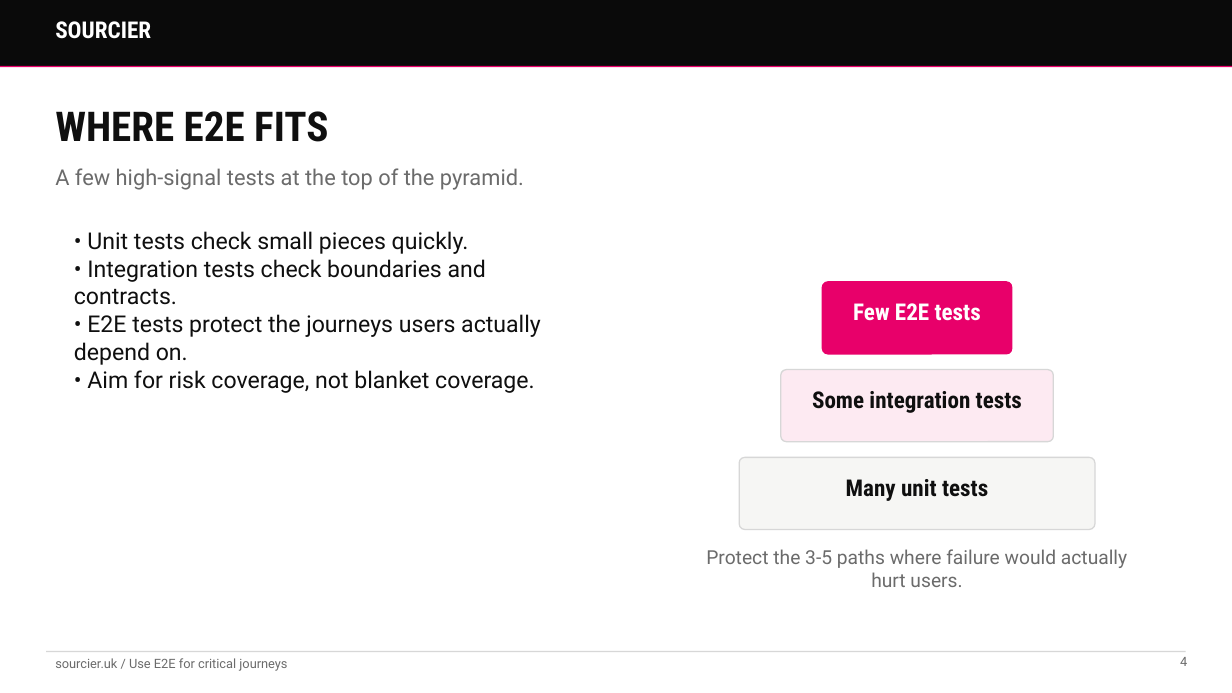
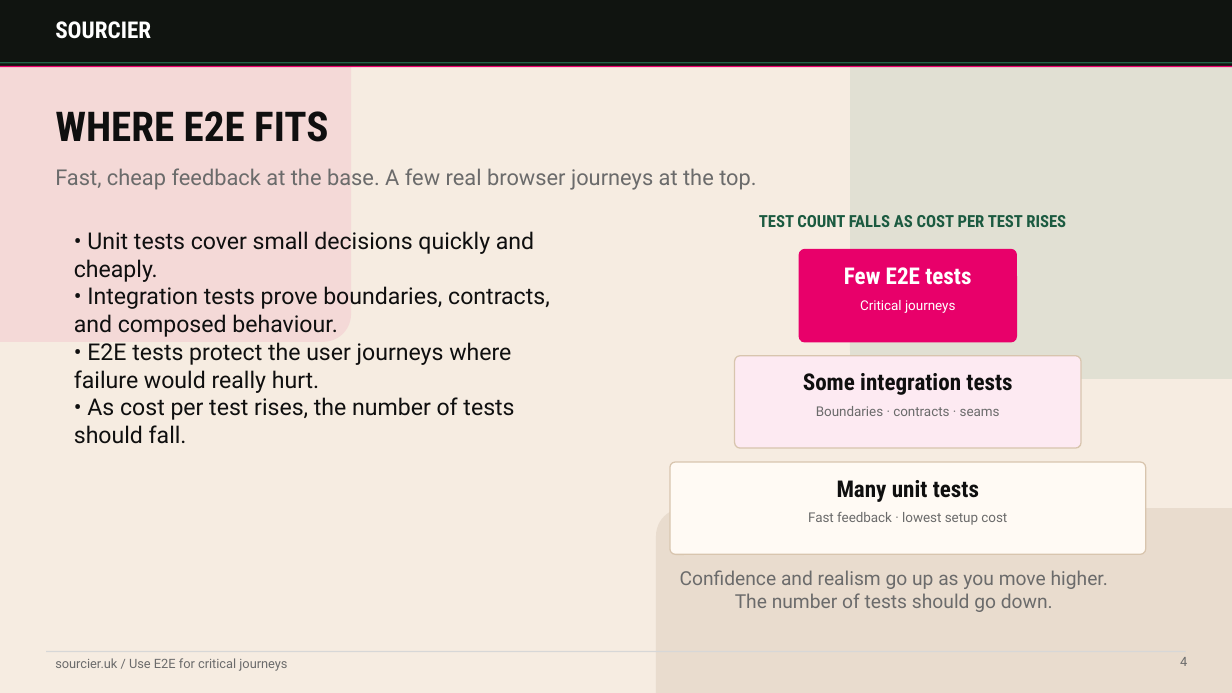
Before and after one commit to sourcier/web-sourcier.uk, a slide deck: slide 4 of public/talks/playwright-e2e-testing-talk.pptx. Drawn at 1232x693 pixels with LibreOffice and Linux fonts; fonts in the diff are those of the drawing. Boxes give left, top, right and bottom in pixels: in the first picture for what was removed or moved away, otherwise in the second. Text is boxed around its words. In the diff, an @@ line names an element or a change of style, - is before the commit and + after.

Commit message:
Enhance PowerPoint templates and update global styles for improved aesthetics and code presentation

```diff
--- a/public/talks/playwright-e2e-testing-talk.pptx
+++ b/public/talks/playwright-e2e-testing-talk.pptx
@@ background #FFFFFF to #F6ECE1 @@
@@ rectangle at bbox=[0, 0, 1232, 67]: fill #0A0A0A to #101410; outline #0A0A0A 1 pt to #101410 1 pt @@
@@ rounded rectangle added at bbox=[0, 0, 351, 342], fill #E8006A at 8% opacity @@
@@ rounded rectangle added at bbox=[850, 0, 1232, 379], fill #2A7D5B at 10% opacity @@
@@ line added from (0, 63) to (1232, 63), #2A7D5B 1 pt @@
@@ text at bbox=[55, 168, 756, 190]: text changed @@
-A few high-signal tests at the top of the pyramid.
+Fast, cheap feedback at the base. A few real browser journeys at the top.
@@ text at bbox=[74, 231, 550, 444]: text changed @@
-• Unit tests check small pieces quickly.
-• Integration tests check boundaries and contracts.
-• E2E tests protect the journeys users actually depend on.
-• Aim for risk coverage, not blanket coverage.
+• Unit tests cover small decisions quickly and cheaply.
+• Integration tests prove boundaries, contracts, and composed behaviour.
+• E2E tests protect the user journeys where failure would really hurt.
+• As cost per test rises, the number of tests should fall.
@@ text added at bbox=[759, 215, 1066, 227], 13 pt, text #1B5A40, bold @@
+TEST COUNT FALLS AS COST PER TEST RISES
@@ rounded rectangle: place and size @@
-rounded rectangle at bbox=[823, 282, 1012, 354]
+rounded rectangle at bbox=[799, 250, 1017, 342]
@@ rounded rectangle at bbox=[799, 250, 1017, 342]: proportions changed @@
@@ text "Few E2E tests": place and size @@
-text "Few E2E tests" at bbox=[853, 303, 981, 321]
+text "Few E2E tests" at bbox=[844, 267, 971, 285]
@@ text added at bbox=[860, 300, 955, 313], 10.5 pt, text #FFFFFF @@
+Critical journeys
@@ rounded rectangle: place and size @@
-rounded rectangle at bbox=[781, 370, 1054, 442]
+rounded rectangle at bbox=[735, 356, 1081, 448]
@@ rounded rectangle at bbox=[735, 356, 1081, 448]: outline #D7D7D7 1 pt to #D8C5AE 1 pt; proportions changed @@
@@ text "Some integration tests": place and size @@
-text "Some integration tests" at bbox=[812, 391, 1022, 413]
+text "Some integration tests" at bbox=[803, 373, 1012, 395]
@@ text added at bbox=[816, 406, 1000, 416], 10.5 pt, text #6B6B6B @@
+Boundaries · contracts · seams
@@ rounded rectangle: place and size @@
-rounded rectangle at bbox=[739, 457, 1095, 530]
+rounded rectangle at bbox=[670, 462, 1146, 555]
@@ rounded rectangle at bbox=[670, 462, 1146, 555]: fill #F6F6F4 to #FFFAF4; outline #D7D7D7 1 pt to #D8C5AE 1 pt; proportions changed @@
@@ text "Many unit tests": place and size @@
-text "Many unit tests" at bbox=[846, 479, 988, 501]
+text "Many unit tests" at bbox=[837, 480, 979, 502]
@@ rounded rectangle added at bbox=[656, 508, 1232, 693], fill #E5D8C9 at 76% opacity @@
@@ text added at bbox=[808, 512, 1007, 525], 10.5 pt, text #6B6B6B @@
+Fast feedback · lowest setup cost
@@ text removed at bbox=[706, 549, 1127, 587] @@
-Protect the 3-5 paths where failure would actually hurt users.
@@ text added at bbox=[680, 570, 1108, 612], 15 pt, text #6B6B6B @@
+Confidence and realism go up as you move higher. The number of tests should go down.
```
Also in this commit, not shown: 7 other slides changed, 3 slides added, 3 slides removed, 3 other files.
